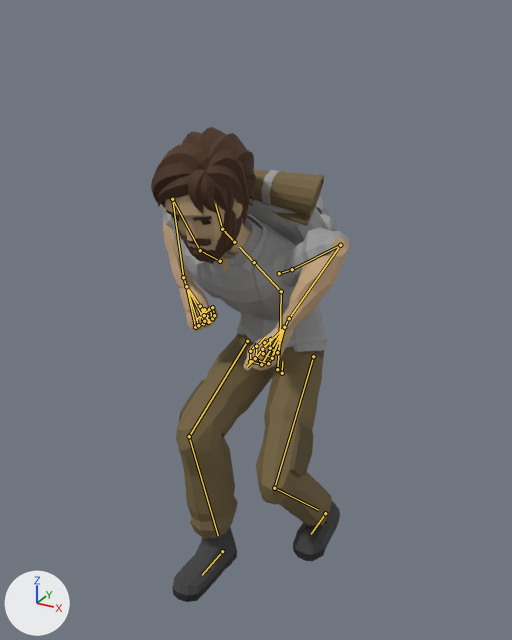
The glTF model assets/art/3d/clips-foot.glb: old version first, new version second.
Before and after are seen from a 50 mm lens placed at (0.933, -1.939, 1.662), pointed at (-0.005, -0.234, 0.81). Lighting does not change. The marker at lower left points along +X, +Y and +Z. The older version comes first. Both versions are drawn at frame 36 of the action 'Crossbow_Span'; the numbers are the values there. The bones that change, and the others that lie on the model, are drawn over the model as lines.

Names of what the first picture shows: 'Adventurer_Body', 'Adventurer_Feet', 'Adventurer_Head', 'Adventurer_Legs', 'Backpack'.
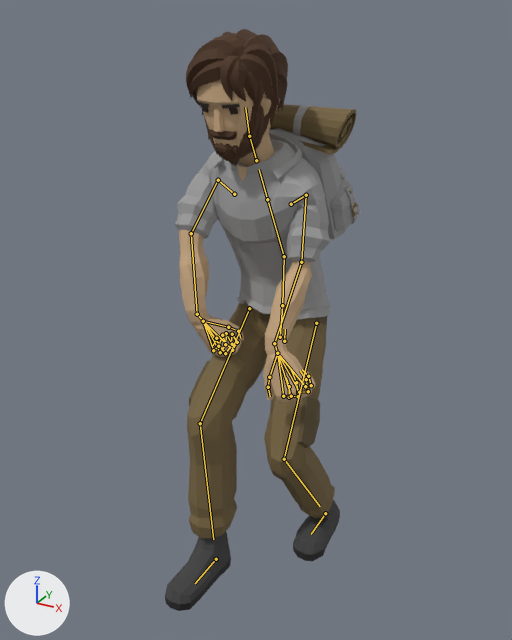
Boxes (x1, y1, x2, y2) around the edits, measured in the pictures (512 x 640 px):
'Adventurer_Body', posed (19% narrower, 62% taller)
    before: (160, 205, 351, 371)
    after: (175, 132, 330, 402)
'Adventurer_Legs', posed (15% taller)
    before: (176, 333, 332, 539)
    after: (187, 301, 335, 538)
'Adventurer_Head', posed
    before: (151, 127, 256, 264)
    after: (186, 29, 288, 166)
'Backpack', posed
    before: (247, 170, 337, 246)
    after: (269, 104, 361, 239)
'Adventurer_Feet', posed (10% taller)
    before: (172, 501, 340, 602)
    after: (165, 500, 340, 611)
bone 'Body', root to tip
    before: (282, 373) to (282, 361)
    after: (284, 341) to (285, 329)
bone 'Torso', root to tip
    before: (281, 291) to (254, 262)
    after: (284, 256) to (267, 199)
bone 'Head', root to tip
    before: (222, 229) to (215, 204)
    after: (249, 136) to (245, 107)
bone 'UpperArm.L', root to tip
    before: (292, 269) to (340, 245)
    after: (306, 195) to (301, 262)
bone 'LowerArm.L', root to tip
    before: (340, 245) to (289, 318)
    after: (301, 262) to (274, 343)
bone 'Wrist.L', root to tip
    before: (289, 318) to (284, 327)
    after: (274, 343) to (277, 353)
bone 'UpperArm.R', root to tip
    before: (200, 250) to (172, 199)
    after: (218, 180) to (191, 233)
bone 'LowerArm.R', root to tip
    before: (172, 199) to (183, 277)
    after: (191, 233) to (197, 314)
bone 'Wrist.R', root to tip
    before: (183, 277) to (186, 286)
    after: (197, 314) to (203, 321)
bone 'UpperLeg.L', root to tip
    before: (313, 356) to (274, 488)
    after: (316, 323) to (284, 459)
bone 'LowerLeg.L', root to tip
    before: (274, 488) to (318, 510)
    after: (284, 459) to (320, 506)
bone 'UpperLeg.R', root to tip
    before: (247, 341) to (189, 436)
    after: (249, 308) to (200, 423)
bone 'LowerLeg.R', root to tip
    before: (189, 436) to (218, 535)
    after: (200, 423) to (213, 539)
bone 'Foot.R', root to tip
    before: (222, 551) to (202, 575)
    after: (216, 559) to (195, 583)

What the commit changed:
Bone 'Body' (bone_body) moves from (0.0, -0.315, 0.033) to (0.0, -0.204, 0.019).
Bone 'Torso' (bone_torso) turns from (47, -3, 0) to (23, -8, 0) degrees about its own x, y and z.
Bone 'Head' (bone_head) turns from (-26, 1, 1) to (-11, 1, 1) degrees about its own x, y and z.
Bone 'UpperArm.L' (bone_upperarm_l) turns from (65, -59, -43) to (-99, -41, 23) degrees about its own x, y and z.
Bone 'LowerArm.L' (bone_lowerarm_l) turns from (-142, 14, 33) to (39, 113, 40) degrees about its own x, y and z.
Bone 'Wrist.L' (bone_wrist_l) turns from (3, -2, 8) to (-22, 0, 25) degrees about its own x, y and z.
Bone 'UpperArm.R' (bone_upperarm_r) turns from (29, 46, -20) to (-25, 10, 87) degrees about its own x, y and z.
Bone 'LowerArm.R' (bone_lowerarm_r) turns from (-156, 20, -7) to (-31, 8, -2) degrees about its own x, y and z.
Bone 'Wrist.R' (bone_wrist_r) turns from (-7, 2, -5) to (-35, 0, 15) degrees about its own x, y and z.
Bone 'UpperLeg.L' (bone_upperleg_l) turns from (-5, 2, 45) to (-4, 1, 35) degrees about its own x, y and z.
Bone 'LowerLeg.L' (bone_lowerleg_l) turns from (88, 0, 0) to (69, 0, 0) degrees about its own x, y and z.
Bone 'UpperLeg.R' (bone_upperleg_r) turns from (5, 3, -67) to (5, 2, -53) degrees about its own x, y and z.
Bone 'LowerLeg.R' (bone_lowerleg_r) turns from (77, 0, 0) to (51, 0, 0) degrees about its own x, y and z.
Bone 'Foot.R' (bone_foot_r) moves from (0.071, 0.318, 0.002) to (0.071, 0.358, 0.002).
